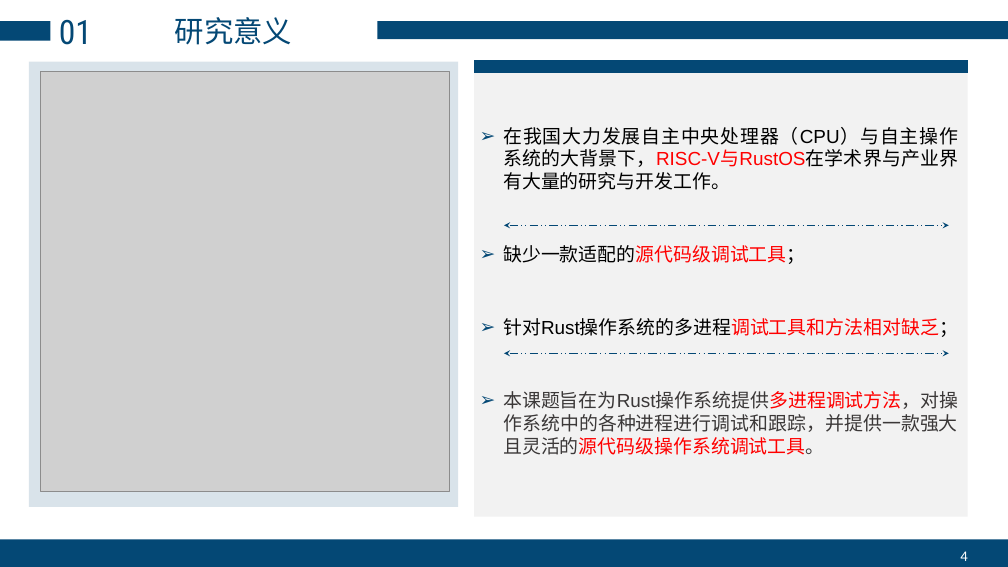
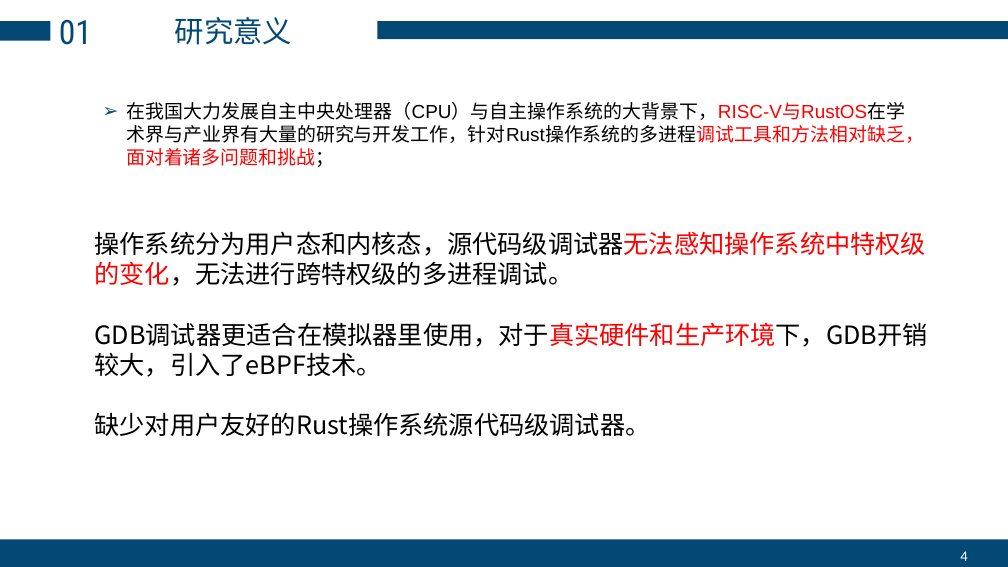
Before and after one commit to zhangly1234/report, a slide deck: slide 4 of 毕业答辩-张露元.pptx. Drawn at 1008x567 pixels with LibreOffice and Linux fonts; fonts in the diff are those of the drawing; grey boxes stand for pictures. Boxes give left, top, right and bottom in pixels: in the first picture for what was removed or moved away, otherwise in the second. Text is boxed around its words. In the diff, an @@ line names an element or a change of style, - is before the commit and + after.

```diff
--- a/毕业答辩-张露元.pptx
+++ b/毕业答辩-张露元.pptx
@@ rectangle removed at bbox=[29, 61, 458, 507] @@
@@ picture removed at bbox=[40, 72, 449, 492] @@
@@ rectangle removed at bbox=[474, 73, 968, 517] @@
@@ rectangle removed at bbox=[474, 60, 968, 73] @@
@@ text at bbox=[126, 102, 924, 167]: text changed @@
-➢ 在我国大力发展自主中央处理器（CPU）与自主操作系统的大背景下，RISC-V与RustOS在学术界与产业界有大量的研究与开发工作。
-➢ 缺少一款适配的源代码级调试工具；
-➢ 针对Rust操作系统的多进程调试工具和方法相对缺乏；
-➢ 本课题旨在为Rust操作系统提供多进程调试方法，对操作系统中的各种进程进行调试和跟踪，并提供一款强大且灵活的源代码级操作系统调试工具。
+➢ 在我国大力发展自主中央处理器（CPU）与自主操作系统的大背景下，RISC-V与RustOS在学术界与产业界有大量的研究与开发工作，针对Rust操作系统的多进程调试工具和方法相对缺乏，面对着诸多问题和挑战；
@@ text added at bbox=[95, 231, 928, 436], 24 pt, text #000000 @@
+操作系统分为用户态和内核态，源代码级调试器无法感知操作系统中特权级的变化，无法进行跨特权级的多进程调试。
+GDB调试器更适合在模拟器里使用，对于真实硬件和生产环境下，GDB开销较大，引入了eBPF技术。
+缺少对用户友好的Rust操作系统源代码级调试器。
@@ double arrow removed from (504, 225) to (949, 225) @@
@@ double arrow removed from (504, 353) to (949, 353) @@
```
Also in this commit, not shown: 5 other slides changed, 2 slides added, 2 slides removed, 1 other file.
